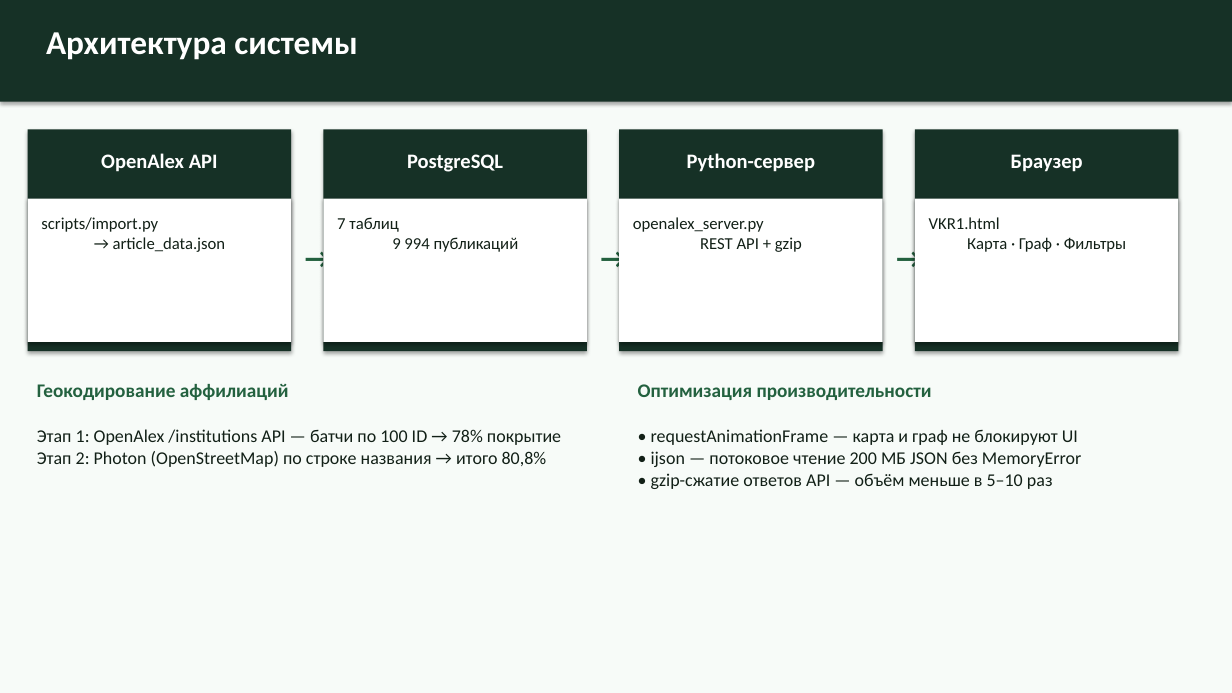
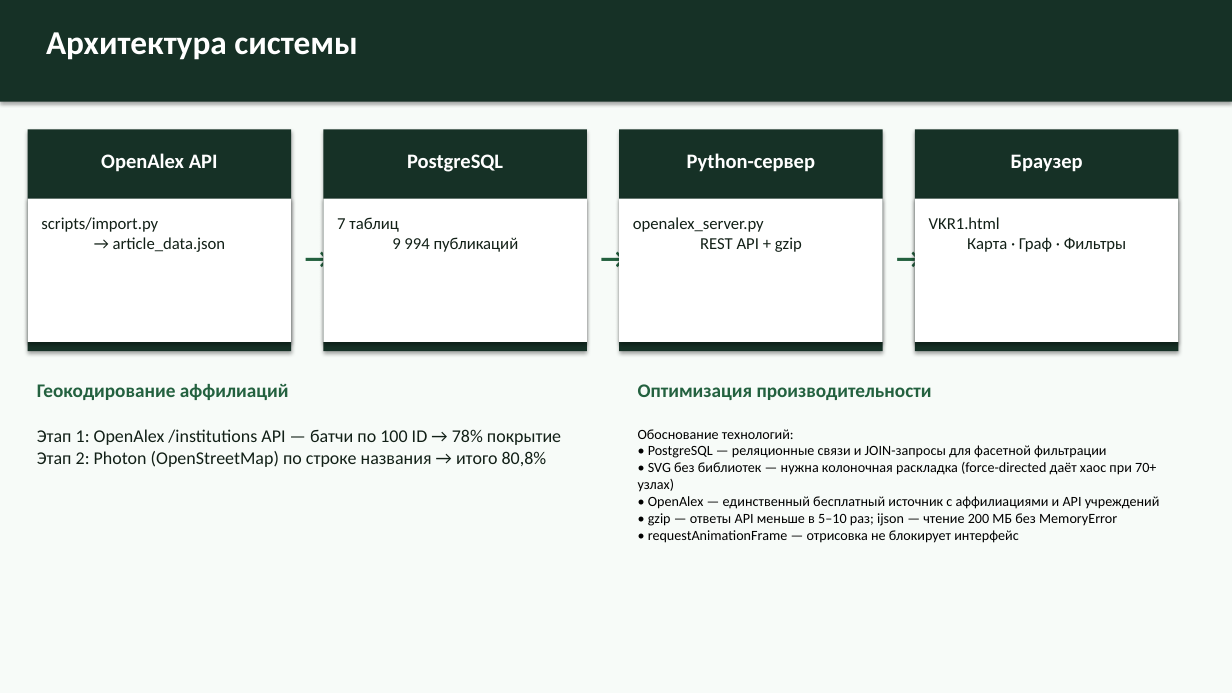
Before and after one commit to surnova2703/muiv3year, a slide deck: slide 6 of docs/Визуализация науки на основе метаданных публикаций и журналов.pptx (slide 7 before the commit). Drawn at 1232x693 pixels with LibreOffice and Linux fonts; fonts in the diff are those of the drawing. Boxes give left, top, right and bottom in pixels: in the first picture for what was removed or moved away, otherwise in the second. Text is boxed around its words. In the diff, an @@ line names an element or a change of style, - is before the commit and + after.

```diff
--- a/docs/Визуализация науки на основе метаданных публикаций и журналов.pptx
+++ b/docs/Визуализация науки на основе метаданных публикаций и журналов.pptx
@@ text at bbox=[638, 429, 1160, 543]: text changed; size 14 to 11 pt; text colour #122017 to #000000 @@
-• requestAnimationFrame — карта и граф не блокируют UI
-• ijson — потоковое чтение 200 МБ JSON без MemoryError
-• gzip-сжатие ответов API — объём меньше в 5–10 раз
+Обоснование технологий:
+• PostgreSQL — реляционные связи и JOIN-запросы для фасетной фильтрации
+• SVG без библиотек — нужна колоночная раскладка (force-directed даёт хаос при 70+ узлах)
+• OpenAlex — единственный бесплатный источник с аффилиациями и API учреждений
+• gzip — ответы API меньше в 5–10 раз; ijson — чтение 200 МБ без MemoryError
+• requestAnimationFrame — отрисовка не блокирует интерфейс
```
Also in this commit, not shown: 3 other slides changed, 1 slide removed.
